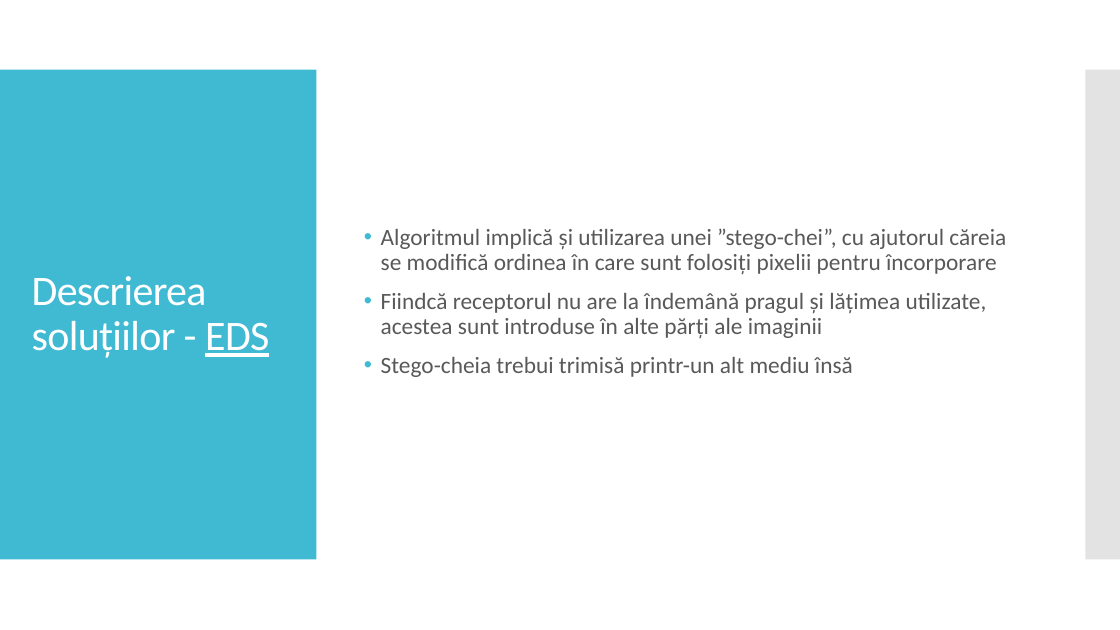
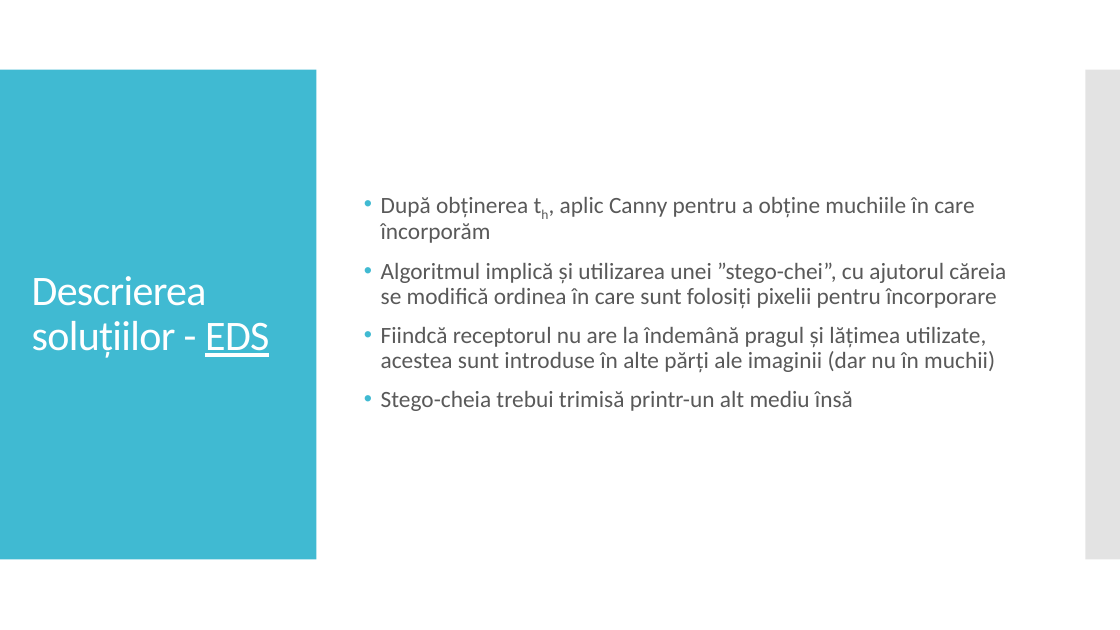
Before and after one commit to AlexDomnaru/StegoAlgorithms, a slide deck: slide 23 of Licenta2018DomnaruAlexandru/Prezentare.pptx (slide 19 before the commit). Drawn at 1120x630 pixels with LibreOffice and Linux fonts; fonts in the diff are those of the drawing. Boxes give left, top, right and bottom in pixels: in the first picture for what was removed or moved away, otherwise in the second. Text is boxed around its words. In the diff, an @@ line names an element or a change of style, - is before the commit and + after.

```diff
--- a/Licenta2018DomnaruAlexandru/Prezentare.pptx
+++ b/Licenta2018DomnaruAlexandru/Prezentare.pptx
@@ text at (x1=381, y1=197, x2=974, y2=243): paragraph added @@
+• După obținerea th, aplic Canny pentru a obține muchiile în care încorporăm
@@ text at (x1=381, y1=327, x2=995, y2=372): text changed @@
-• Fiindcă receptorul nu are la îndemână pragul și lățimea utilizate, acestea sunt introduse în alte părți ale imaginii
+• Fiindcă receptorul nu are la îndemână pragul și lățimea utilizate, acestea sunt introduse în alte părți ale imaginii (dar nu în muchii)
```
Also in this commit, not shown: 8 other slides changed, 3 slides added, 15 other files.
